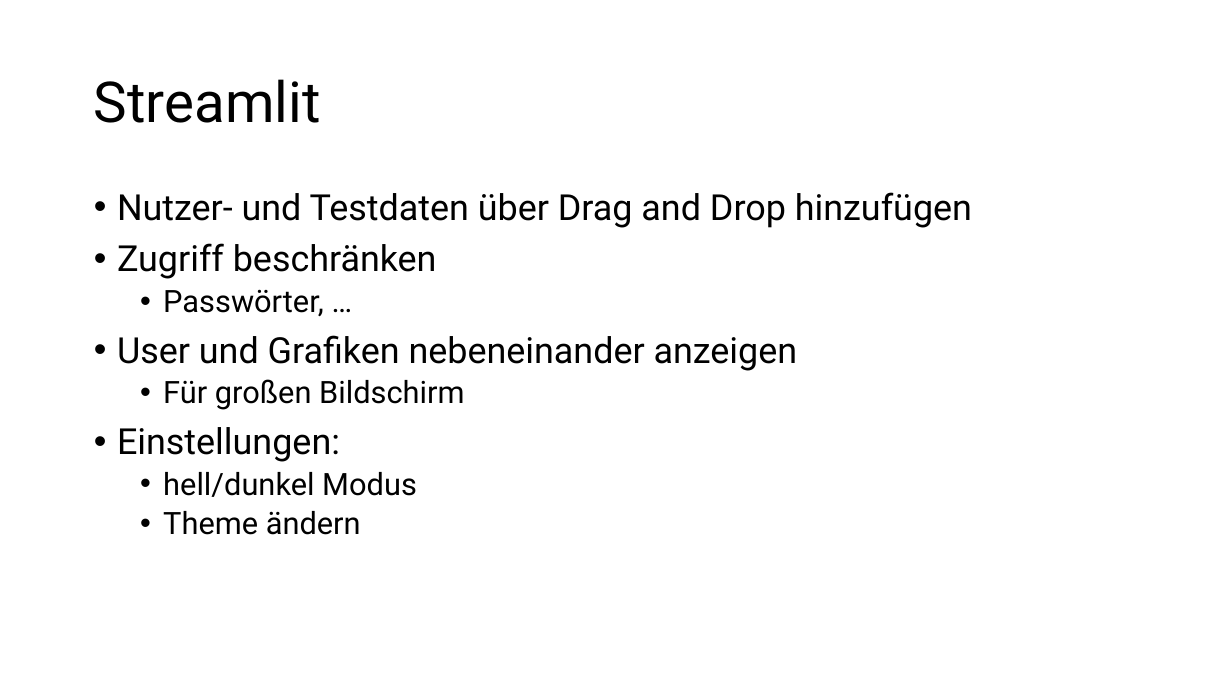
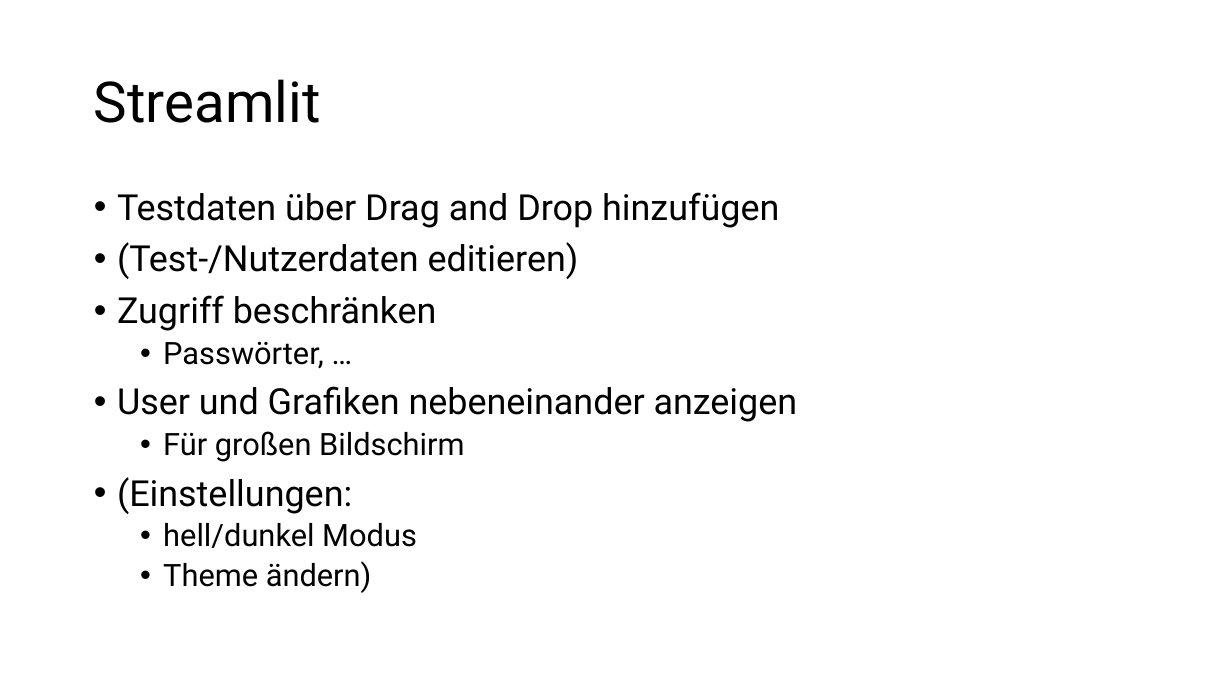
Before and after one commit to kf7091/PU_Objektorientierung, a slide deck: slide 4 of Abschlussprojekt_Programmierübung_II.pptx. Drawn at 1232x693 pixels with LibreOffice and Linux fonts; fonts in the diff are those of the drawing. Boxes give left, top, right and bottom in pixels: in the first picture for what was removed or moved away, otherwise in the second. Text is boxed around its words. In the diff, an @@ line names an element or a change of style, - is before the commit and + after.

```diff
--- a/Abschlussprojekt_Programmierübung_II.pptx
+++ b/Abschlussprojekt_Programmierübung_II.pptx
@@ text at [117, 192, 779, 279]: text changed @@
-• Nutzer- und Testdaten über Drag and Drop hinzufügen
+• Testdaten über Drag and Drop hinzufügen
+• (Test-/Nutzerdaten editieren)
@@ text at [117, 477, 352, 514]: text changed @@
-• Einstellungen:
+• (Einstellungen:
@@ text at [163, 561, 372, 593]: text changed @@
-  • Theme ändern
+  • Theme ändern)
```
Also in this commit, not shown: 1 other slide changed, 1 other file.
